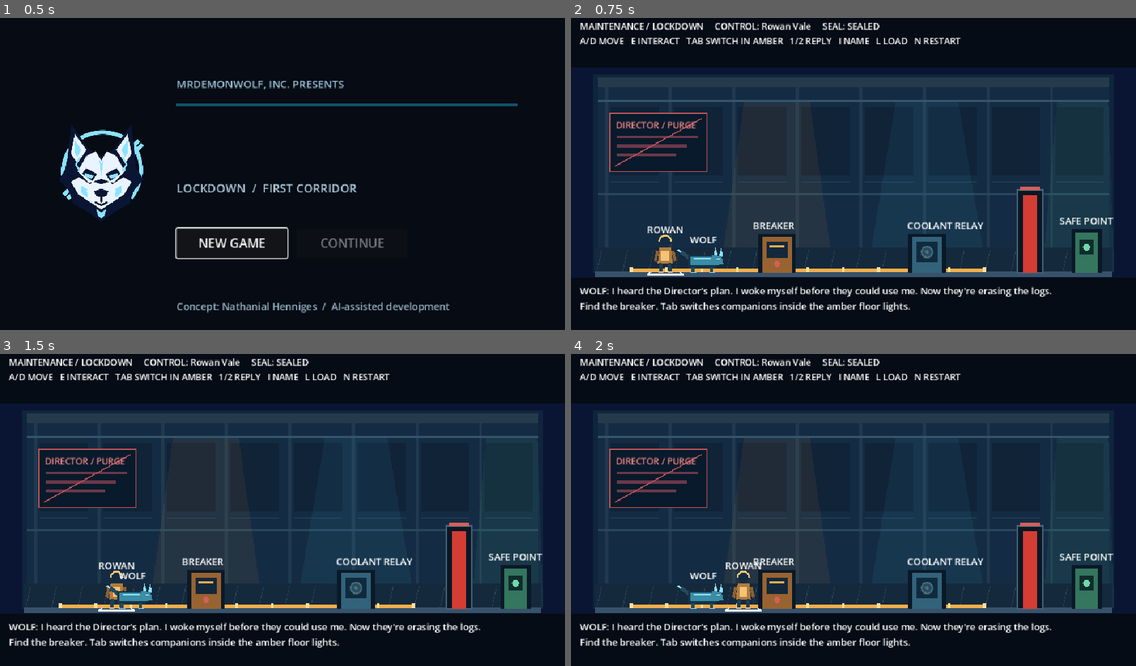
Above: before the commit, frames 1-4 (two rows, left to right).
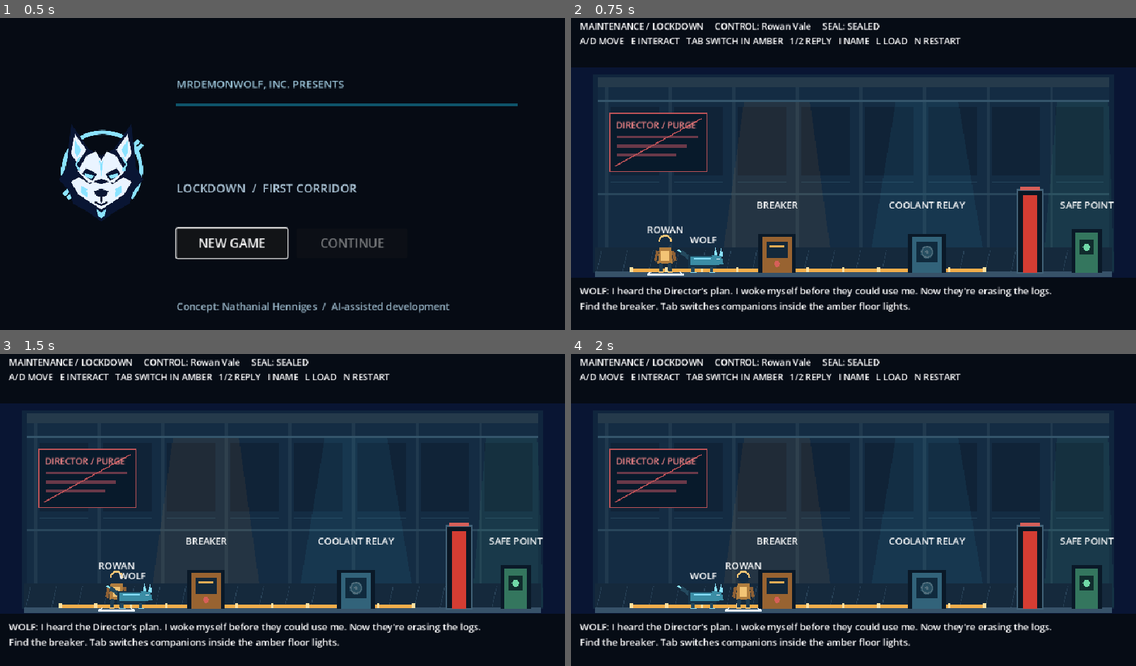
Above: after the commit, the same moments.

Repository: MrDemonWolf/wolf-override
Game: Godot game, scene res://scenes/main.tscn
Two runs of this game, one before a commit and one after it. Both use one fixed random seed, a clock stepped at 60 frames per second and the inputs below.
Inputs:
- Up to frame 1 (0.5 s): no input
- Up to frame 2 (0.75 s): click "NEW GAME" at 0.5 s
- Up to frame 3 (1.5 s): tap Enter at 1.25 s; hold D (move_right) from 1.28 s (still down); tap 1 (choice_1) at 1.35 s
- Up to frame 4 (2 s): keep holding D (move_right)

Frame 1 is identical in both runs. In frame 2, 0.9% of the frame differs, in the area x 32-97%, y 58-68%; in frame 3, 0.9%; in frame 4, 0.9%.

Commit message:
fix(game): clear station signs from actor labels

Diff:
--- a/apps/game/scenes/main.tscn
+++ b/apps/game/scenes/main.tscn
@@ -76,10 +76,11 @@
 text = "WOLF"
 
 [node name="BreakerLabel" type="Label" parent="."]
-offset_left = 309.0
-offset_top = 348.0
-offset_right = 401.0
-offset_bottom = 371.0
+offset_left = 304.0
+offset_top = 313.0
+offset_right = 396.0
+offset_bottom = 336.0
+horizontal_alignment = 1
 text = "BREAKER"
 
 [node name="PurgeLabel" type="Label" parent="."]
@@ -92,17 +93,19 @@
 text = "DIRECTOR / PURGE"
 
 [node name="RelayLabel" type="Label" parent="."]
-offset_left = 571.0
-offset_top = 348.0
-offset_right = 660.0
-offset_bottom = 371.0
+offset_left = 535.0
+offset_top = 313.0
+offset_right = 675.0
+offset_bottom = 336.0
+horizontal_alignment = 1
 text = "COOLANT RELAY"
 
 [node name="CheckpointLabel" type="Label" parent="."]
-offset_left = 830.0
-offset_top = 340.0
-offset_right = 945.0
-offset_bottom = 363.0
+offset_left = 820.0
+offset_top = 313.0
+offset_right = 932.0
+offset_bottom = 336.0
+horizontal_alignment = 1
 text = "SAFE POINT"
 
 [node name="CanvasLayer" type="CanvasLayer" parent="."]
